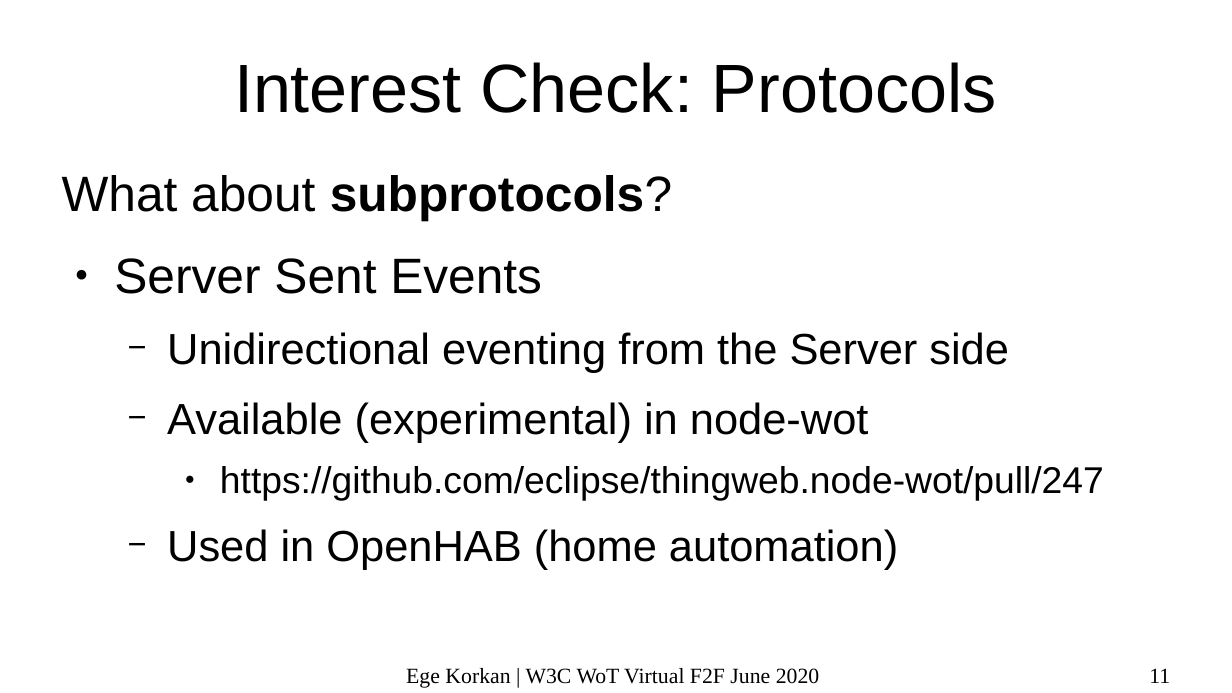
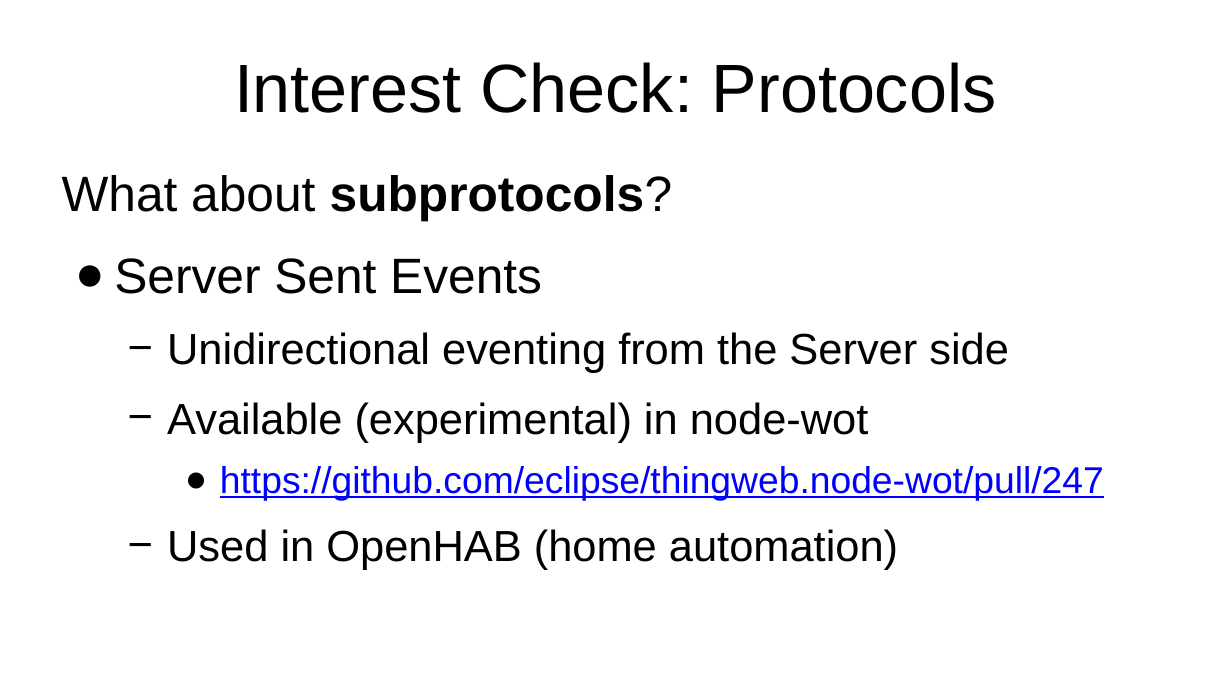
Before and after one commit to w3c/wot, a slide deck: slide 11 of PRESENTATIONS/2020-06-online-f2f/2020-06_WoT-Bindings.odp. Drawn at 1232x693 pixels with LibreOffice and Linux fonts; fonts in the diff are those of the drawing. Boxes give left, top, right and bottom in pixels: in the first picture for what was removed or moved away, otherwise in the second. Text is boxed around its words. In the diff, an @@ line names an element or a change of style, - is before the commit and + after.

```diff
--- a/PRESENTATIONS/2020-06-online-f2f/2020-06_WoT-Bindings.odp
+++ b/PRESENTATIONS/2020-06-online-f2f/2020-06_WoT-Bindings.odp
@@ text "What about subprotocols?" at <box>62,175,1104,570</box>: text colour #000000 to #0000FF, underline on in "https://github.com/eclipse/thingweb.node-wot/pull/247"; less space between paragraphs @@
@@ text removed at <box>406,668,820,688</box> @@
-Ege Korkan | W3C WoT Virtual F2F June 2020
@@ page number removed at <box>1149,668,1170,683</box> @@
-11
```
Also in this commit, not shown: 13 other slides changed, 2 slides added, 1 slide removed, 1 other file.
